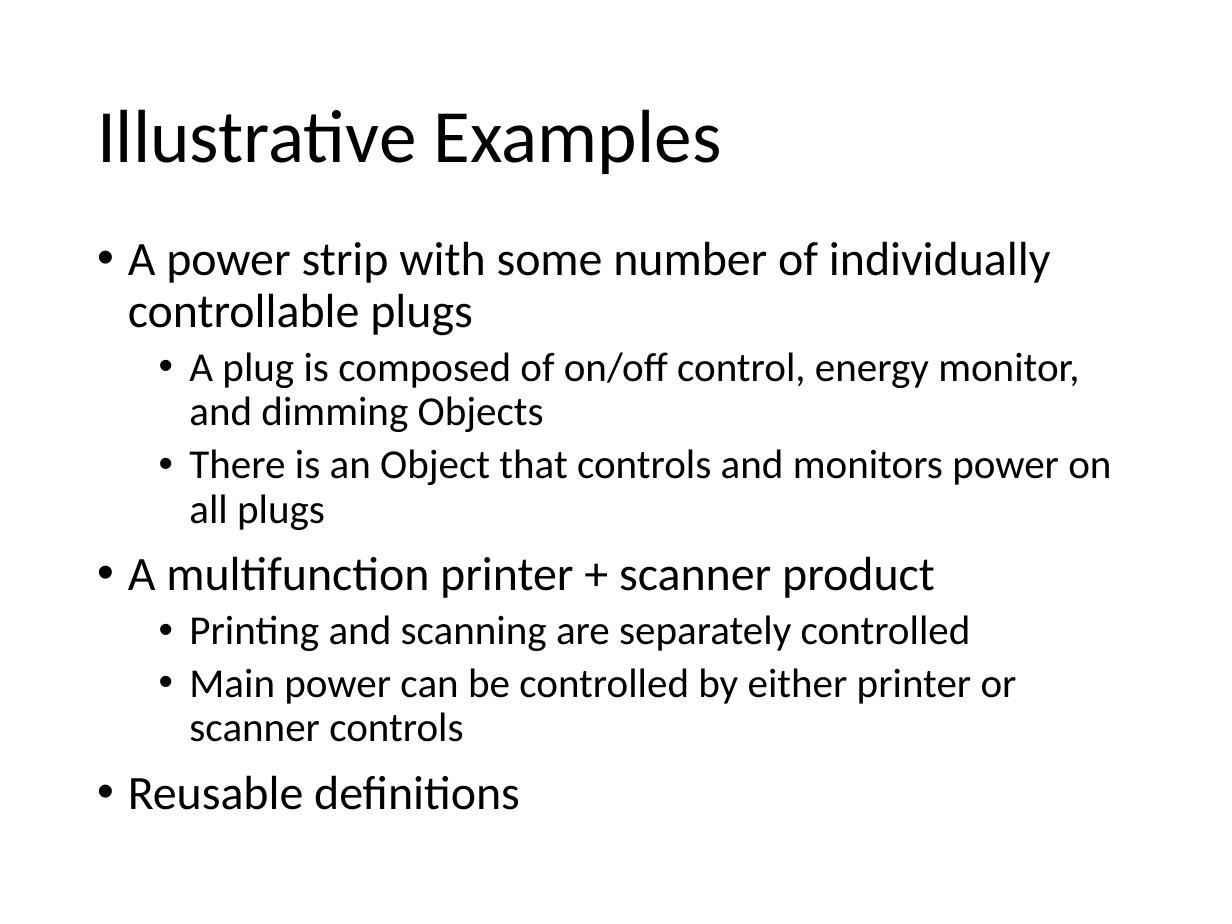
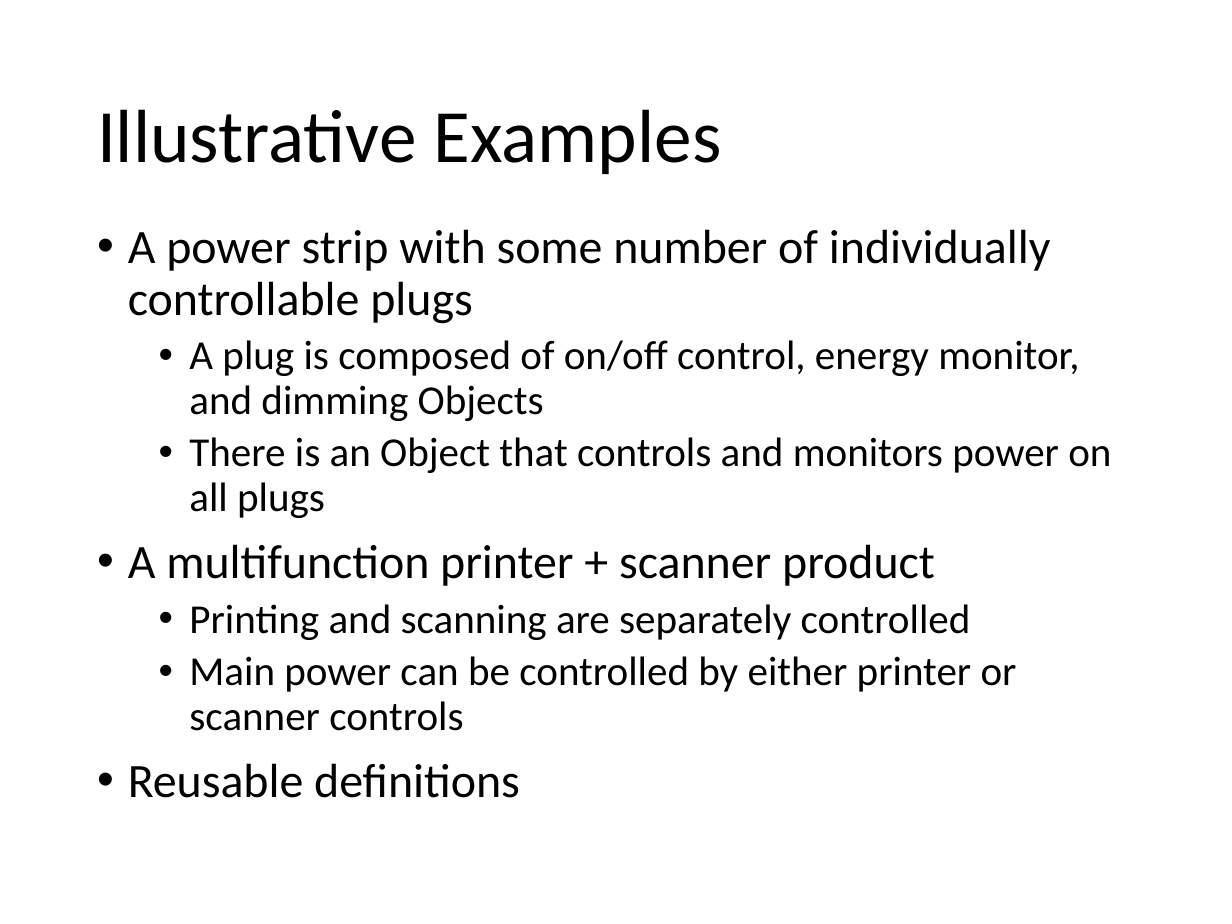
Before and after one commit to mjkoster/ODM-Examples, a slide deck: slide 3 of sdf-extensions.pptx. Drawn at 1232x924 pixels with LibreOffice and Linux fonts; fonts in the diff are those of the drawing. Boxes give left, top, right and bottom in pixels: in the first picture for what was removed or moved away, otherwise in the second. Text is boxed around its words. In the diff, an @@ line names an element or a change of style, - is before the commit and + after.

Commit message:
Update the ppt and the example

```diff
--- a/sdf-extensions.pptx
+++ b/sdf-extensions.pptx
@@ text "A power strip with some ...": place and size @@
-text "A power strip with some ..." at box(128, 241, 1111, 810)
+text "A power strip with some ..." at box(128, 229, 1111, 798)
```
Also in this commit, not shown: 1 other slide changed, 1 other file.
